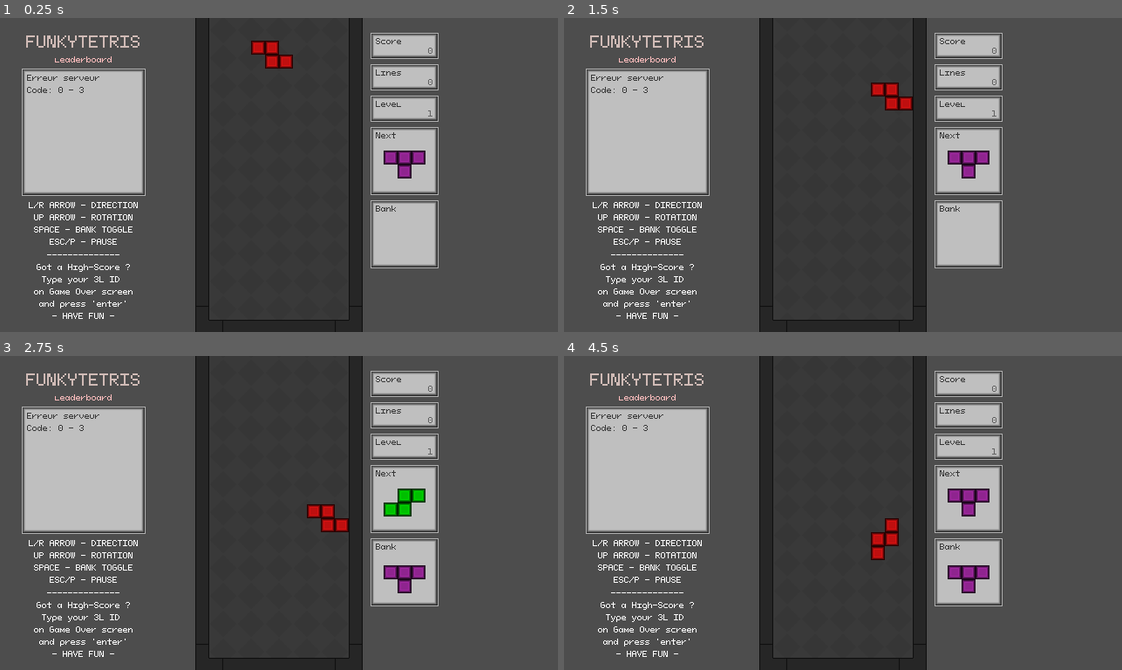
Above: before the commit, frames 1-4 (two rows, left to right).
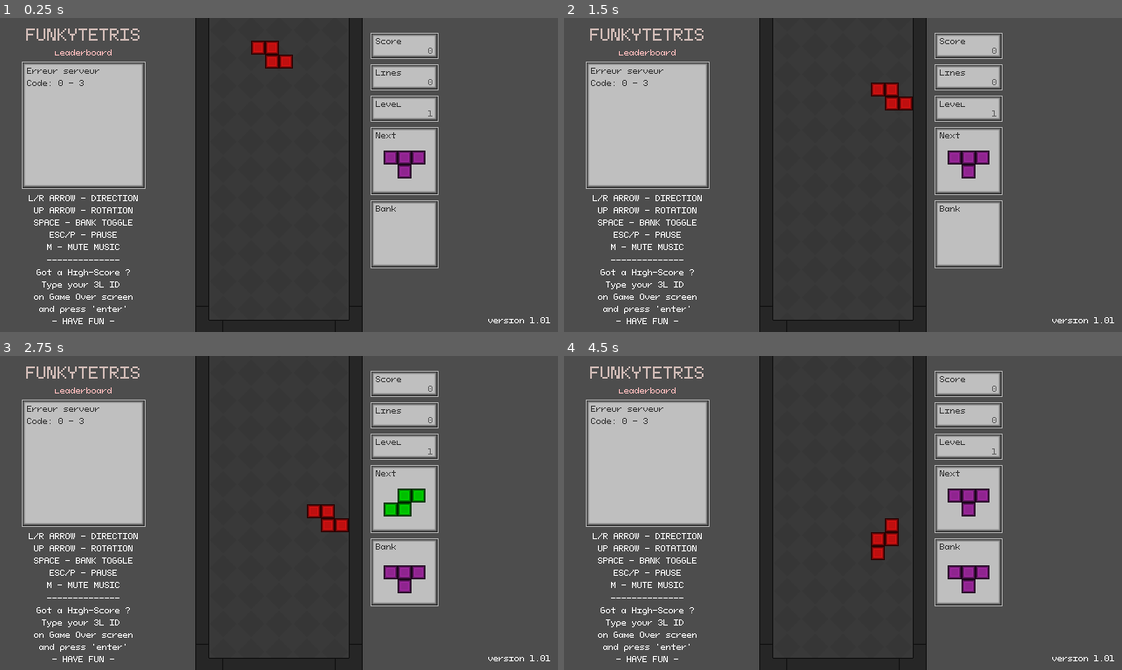
Above: after the commit, the same moments.

Repository: funkydata13/Qwen3Tetris-
Game: Godot game, scene res://scenes/game.tscn
Same seed, same stepped clock (60 frames per second), same inputs: the game is played once before the commit and once after it.
Inputs:
- Up to frame 1 (0.25 s): no input
- Up to frame 2 (1.5 s): tap Enter (ui_accept) at 0.5, 0.77 s; hold Right (ui_right) 0.53-1.28 s; hold M 0.53-1.28 s; tap Alt at 0.8, 1.35 s; hold Down (ui_down) from 1.28 s (still down)
- Up to frame 3 (2.75 s): tap Enter (ui_accept) at 1.52 s; tap M at 1.55 s; release Down (ui_down) at 2.03 s; hold Right (ui_right) from 2.03 s (still down); hold M from 2.03 s (still down); tap Alt at 2.3 s
- Up to frame 4 (4.5 s): release Right (ui_right) at 2.78 s; release M at 2.78 s; hold Up (ui_up) 2.78-3.53 s; tap Alt at 2.85, 3.8 s; tap Enter (ui_accept) at 3.02, 3.5, 3.77, 4.25 s; tap M at 3.05, 4.35 s; hold P 3.53-4.28 s; hold Left (ui_left) from 3.53 s (still down)

The runs differ from the first frame. In frame 1, 3.5% of the frame differs, in the area x 3-99%, y 3-98%; in frame 2, 3.5%; in frame 3, 3.5%; in frame 4, 3.5%.

Commit message:
Version 1.01
- Music Mute
- Musique cachée (indice : ALT)
- Update UI

Diff:
--- a/scenes/game_ui.tscn
+++ b/scenes/game_ui.tscn
@@ -182,9 +182,9 @@
 [node name="LBMargin" type="MarginContainer" parent="Leaderboard" unique_id=146394591]
 layout_mode = 0
 offset_left = 24.0
-offset_top = 16.0
+offset_top = 8.0
 offset_right = 168.0
-offset_bottom = 205.0
+offset_bottom = 353.0
 
 [node name="VBoxContainer" type="VBoxContainer" parent="Leaderboard/LBMargin" unique_id=976889611]
 layout_mode = 2
@@ -235,7 +235,8 @@
 text = "L/R ARROW - DIRECTION
 UP ARROW - ROTATION
 SPACE - BANK TOGGLE
-ESC/P - PAUSE"
+ESC/P - PAUSE
+M - MUTE MUSIC"
 horizontal_alignment = 1
 
 [node name="ControlsLabel2" type="Label" parent="Leaderboard/LBMargin/VBoxContainer" unique_id=1838836355]
@@ -382,6 +383,24 @@
 horizontal_alignment = 1
 vertical_alignment = 1
 
+[node name="VersionLabel" type="Label" parent="." unique_id=764568495]
+anchors_preset = 3
+anchor_left = 1.0
+anchor_top = 1.0
+anchor_right = 1.0
+anchor_bottom = 1.0
+offset_left = -101.0
+offset_top = -31.0
+offset_right = -8.0
+offset_bottom = -8.0
+grow_horizontal = 0
+grow_vertical = 0
+theme_override_fonts/font = ExtResource("2_font")
+theme_override_font_sizes/font_size = 9
+text = "version 1.01"
+horizontal_alignment = 2
+vertical_alignment = 2
+
 [connection signal="text_changed" from="GameOverControl/GameOverZone/ScoreZone/NameInput" to="." method="_on_name_input_text_changed"]
 [connection signal="text_submitted" from="GameOverControl/GameOverZone/ScoreZone/NameInput" to="." method="_on_name_input_text_submitted"]
 [connection signal="pressed" from="GameOverControl/GameOverZone/RestartButton" to="." method="_on_restart_button_pressed"]
--- a/scripts/audio_manager.gd
+++ b/scripts/audio_manager.gd
@@ -37,13 +37,15 @@
 }
 
 var bgm_library: Dictionary = {
-	"main_theme": preload("res://assets/tetris_theme.wav")
+	"main_theme": preload("res://assets/tetris_theme.wav"),
+	"alt_theme": preload("res://assets/hidden_tetris_theme.wav")
 }
 
 # --- Nœuds internes ---
 var music_player: AudioStreamPlayer
 var sfx_players: Array[AudioStreamPlayer] = []
 var max_sfx_players: int = 8
+var current_music_theme: String
 
 func _ready() -> void:
 	# Initialisation du lecteur de musique
@@ -69,6 +71,7 @@
 	if music_player.stream == bgm_library[music_name] and music_player.playing:
 		return # Déjà en train de jouer
 
+	current_music_theme = music_name
 	music_player.stream = bgm_library[music_name]
 	music_player.play()
 	# Note: Pour un vrai fondu (fade), il faudrait utiliser un Tween.
@@ -81,6 +84,13 @@
 
 func resume_music() -> void:
 	music_player.stream_paused = false
+
+func toggle_music() -> void:
+	music_player.stream_paused = not music_player.stream_paused
+
+func switch_music() -> void:
+	var new_theme = "alt_theme" if current_music_theme == "main_theme" else "main_theme"
+	play_music(new_theme)
 
 # 💥 Gestion des Effets Sonores
 func play_sfx(sfx_name: String) -> void:
--- a/scripts/game.gd
+++ b/scripts/game.gd
@@ -142,6 +142,13 @@
 		if not game_over:
 			toggle_pause()
 
+	if Input.is_key_pressed(KEY_M):
+		if not Input.is_key_pressed(KEY_ALT):
+			AudioManager.toggle_music()
+		else:
+			print_debug('pass')
+			AudioManager.switch_music()
+
 	if game_over or get_tree().paused:
 		return
 
@@ -293,8 +300,6 @@
 	var preview_id = piece.TETROMINO_TILE_IDS[next_piece_type]
 	var offset = get_piece_offset(next_piece_type, next_piece_display, next_piece_layer_position)
 
-	print_debug('calcul offset piece suivante')
-
 	# Dessin final de la forme intacte
 	for bloc in blocs_suivants:
 		var pos_finale = bloc + offset
@@ -309,8 +314,6 @@
 	var blocs_suivants = piece.TETROMINOS[bank_piece_type]
 	var preview_id = piece.TETROMINO_TILE_IDS[bank_piece_type]
 	var offset = get_piece_offset(bank_piece_type, bank_piece_display, bank_piece_layer_position)
-
-	print_debug('calcul offset piece banque')
 
 	for bloc in blocs_suivants:
 		var pos_finale = bloc + offset
@@ -447,11 +450,13 @@
 		score += points
 
 		# Calculer le niveau actuel
-		var new_level = lines_cleared_total / 10 + 1
+		var new_level = (lines_cleared_total / 10) + 1
 		if new_level > level:
 			level = int(new_level)
-			# Ajuster dynamiquement la vitesse du jeu
-			fall_delay = max(0.05, fall_delay_at_level_1 - (level - 1) * 0.05)
+
+			# Formule exponentielle : chaque niveau est ~15% plus rapide que le précédent
+			# On applique un max() pour ne pas descendre en dessous d'une frame de rendu (0.016s)
+			fall_delay = max(0.03, 0.8 * pow(0.85, level - 1))
 
 		print("Score: ", score, " | Lignes: ", lines_cleared_total, " | Niveau: ", level)
 
